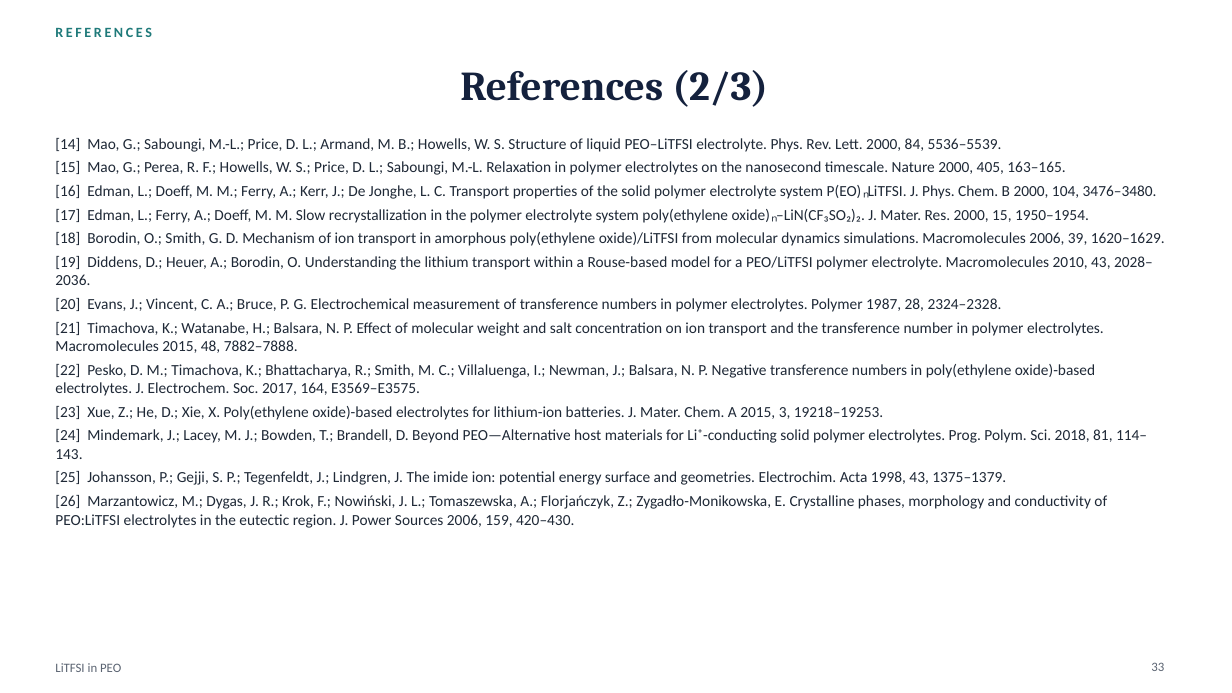
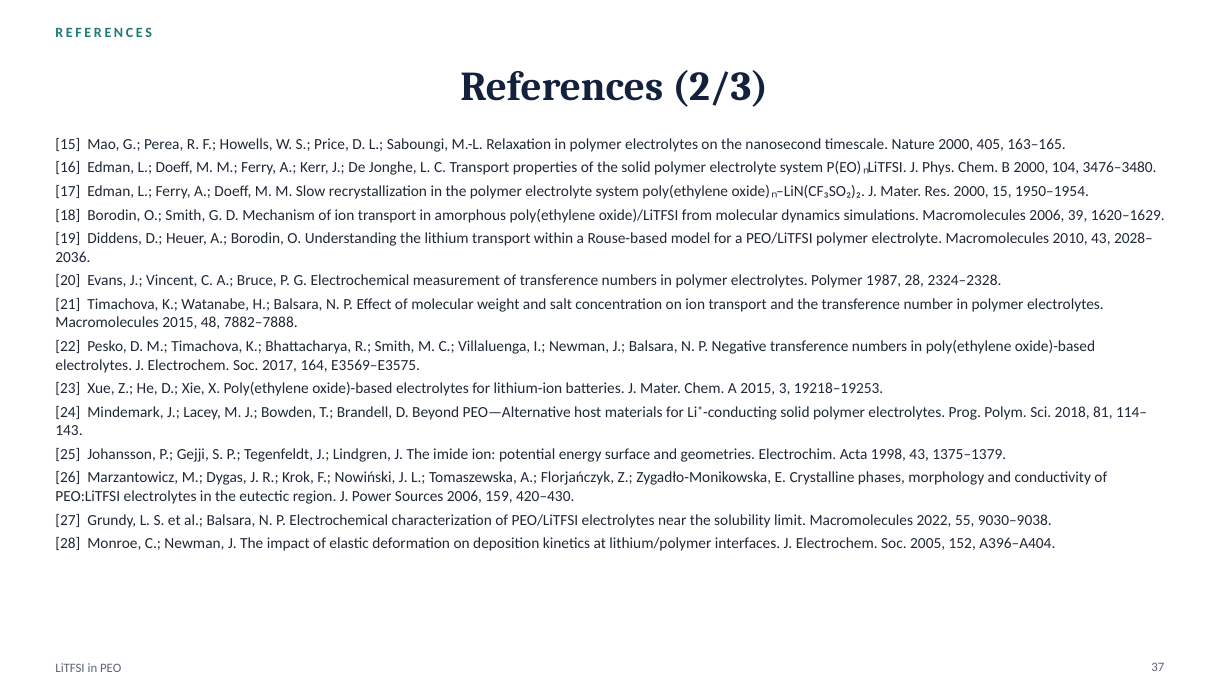
Before and after one commit to zhaoyuw44-lang/Trash, a slide deck: slide 37 of litfsi_peo_ppt/LiTFSI_in_PEO.pptx (slide 33 before the commit). Drawn at 1232x693 pixels with LibreOffice and Linux fonts; fonts in the diff are those of the drawing. Boxes give left, top, right and bottom in pixels: in the first picture for what was removed or moved away, otherwise in the second. Text is boxed around its words. In the diff, an @@ line names an element or a change of style, - is before the commit and + after.

```diff
--- a/litfsi_peo_ppt/LiTFSI_in_PEO.pptx
+++ b/litfsi_peo_ppt/LiTFSI_in_PEO.pptx
@@ text at (55,138,1002,152): paragraph removed @@
-[14] Mao, G.; Saboungi, M.-L.; Price, D. L.; Armand, M. B.; Howells, W. S. Structure of liquid PEO–LiTFSI electrolyte. Phys. Rev. Lett. 2000, 84, 5536–5539.
@@ text at (55,514,1055,551): paragraphs added @@
+[27] Grundy, L. S. et al.; Balsara, N. P. Electrochemical characterization of PEO/LiTFSI electrolytes near the solubility limit. Macromolecules 2022, 55, 9030–9038.
+[28] Monroe, C.; Newman, J. The impact of elastic deformation on deposition kinetics at lithium/polymer interfaces. J. Electrochem. Soc. 2005, 152, A396–A404.
@@ page number at (1151,662,1164,671): text changed @@
-33
+37
```
Also in this commit, not shown: 5 other slides changed, 4 slides added, 8 other files.
